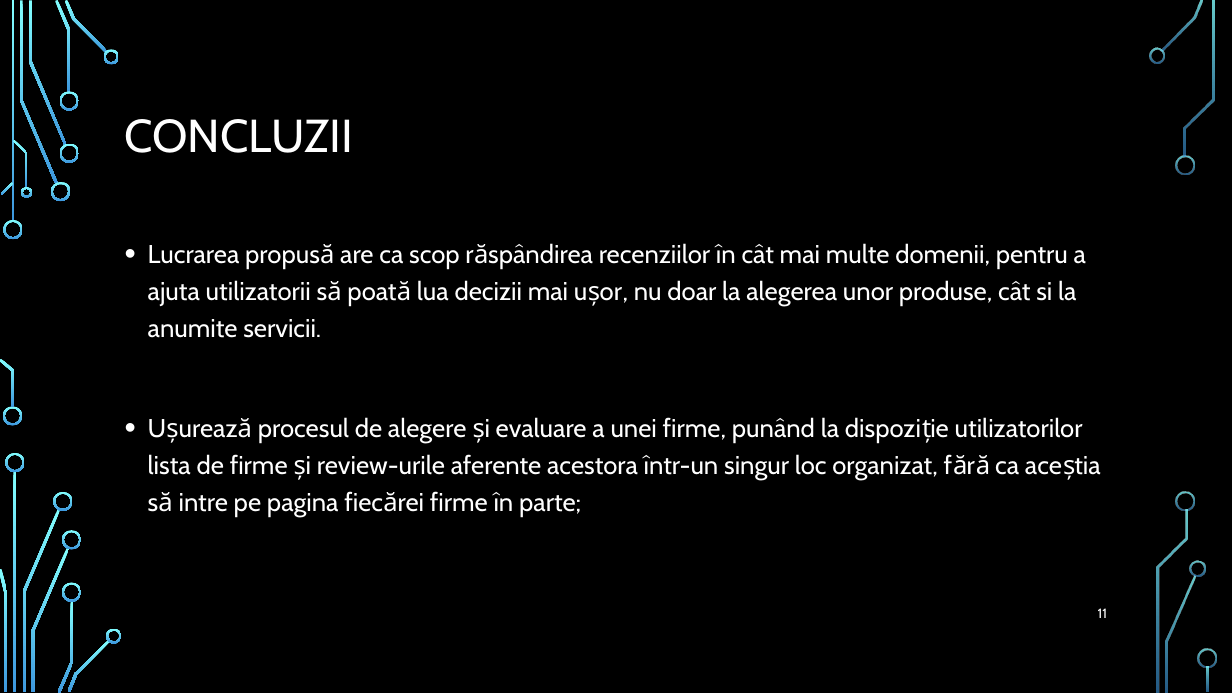
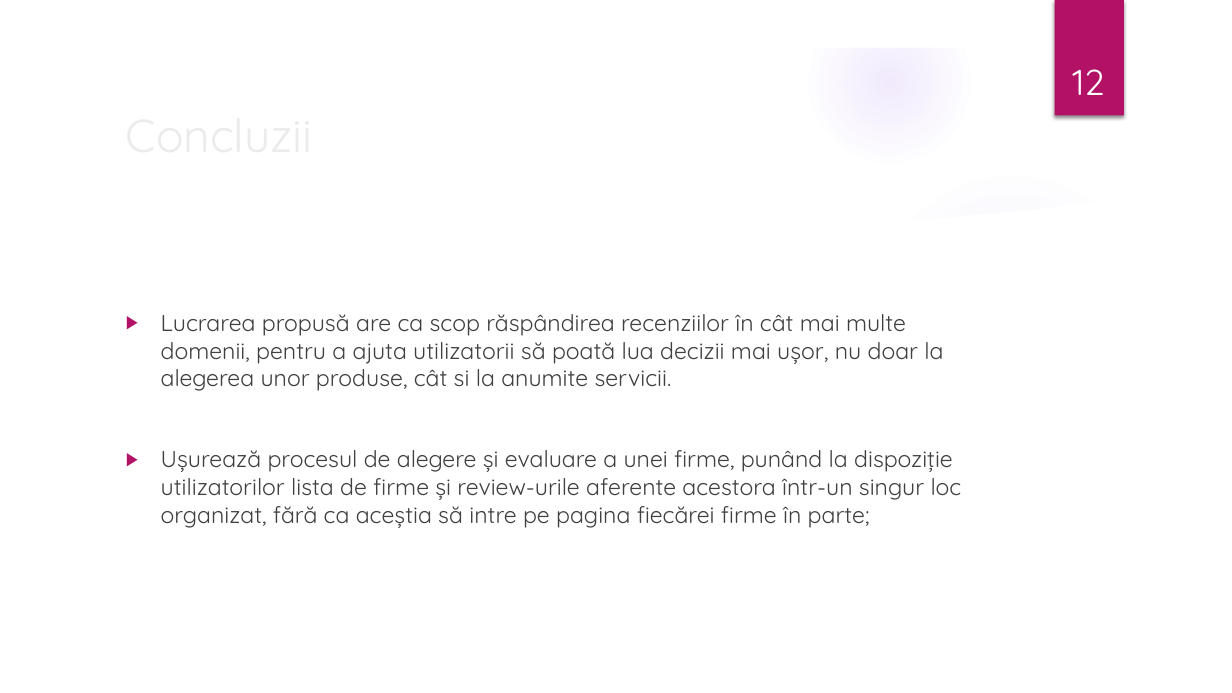
Before and after one commit to ddorian12/Licenta2018BazganDorian, a slide deck: slide 12 of ReviewFactsBest.pptx (slide 11 before the commit). Drawn at 1232x693 pixels with LibreOffice and Linux fonts; fonts in the diff are those of the drawing; background and template pictures are left out. Boxes give left, top, right and bottom in pixels: in the first picture for what was removed or moved away, otherwise in the second. Text is boxed around its words. In the diff, an @@ line names an element or a change of style, - is before the commit and + after.

```diff
--- a/ReviewFactsBest.pptx
+++ b/ReviewFactsBest.pptx
@@ group added at [0, 0, 1232, 693]: 5 ellipses, 3 freeform shapes @@
@@ rectangle added at [1055, 0, 1124, 116], fill #B31166 @@
@@ page number added at [1072, 69, 1104, 95], 28 pt, text #FFFFFF @@
+12
@@ title at [125, 119, 354, 153]: text changed; font Cabin to Quicksand; text colour #FFFFFF to #EBEBEB @@
-CONCLUZII
+Concluzii
@@ text "Lucrarea propusă are ca scop ...": place and size @@
-text "Lucrarea propusă are ca scop ..." at [148, 243, 1086, 516]
+text "Lucrarea propusă are ca scop ..." at [161, 314, 962, 528]
@@ text "Lucrarea propusă are ca scop ..." at [161, 314, 962, 528]: size 20 to 18 pt, font Cabin to Quicksand, text colour #FFFFFF to #404040; bullet • to ▶; line spacing 1.2 to 1 @@
@@ page number removed at [1098, 608, 1108, 618] @@
-11
@@ group removed at [0, 0, 1217, 693]: 33 freeform shapes, 3 rectangles @@
```
Also in this commit, not shown: 11 other slides changed, 2 slides added, 1 slide removed.
